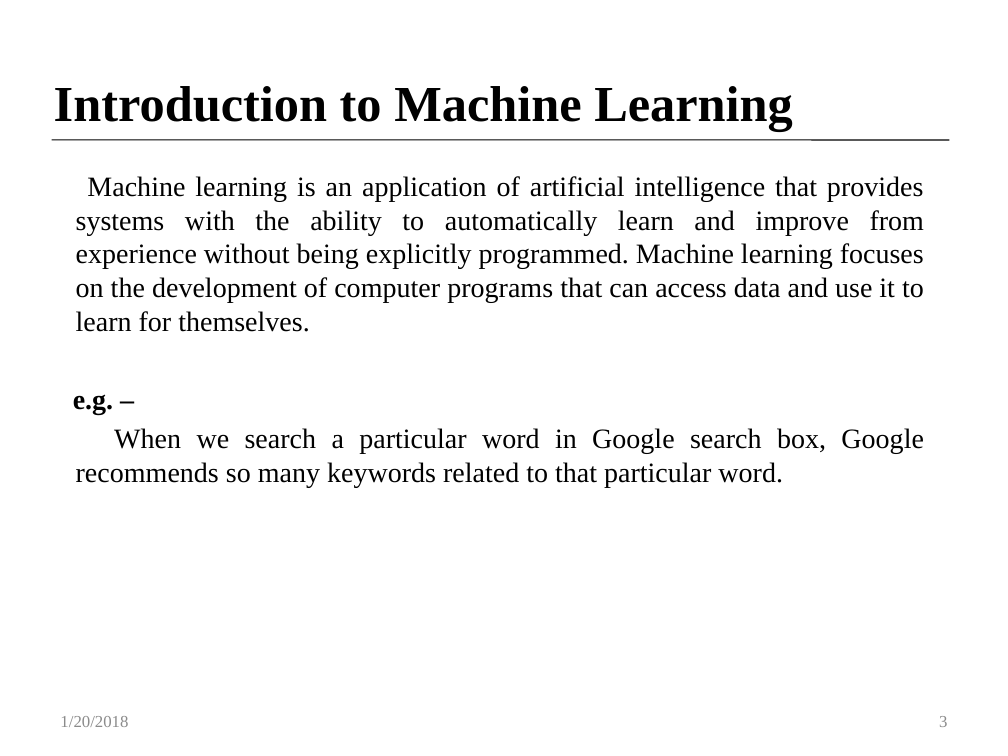
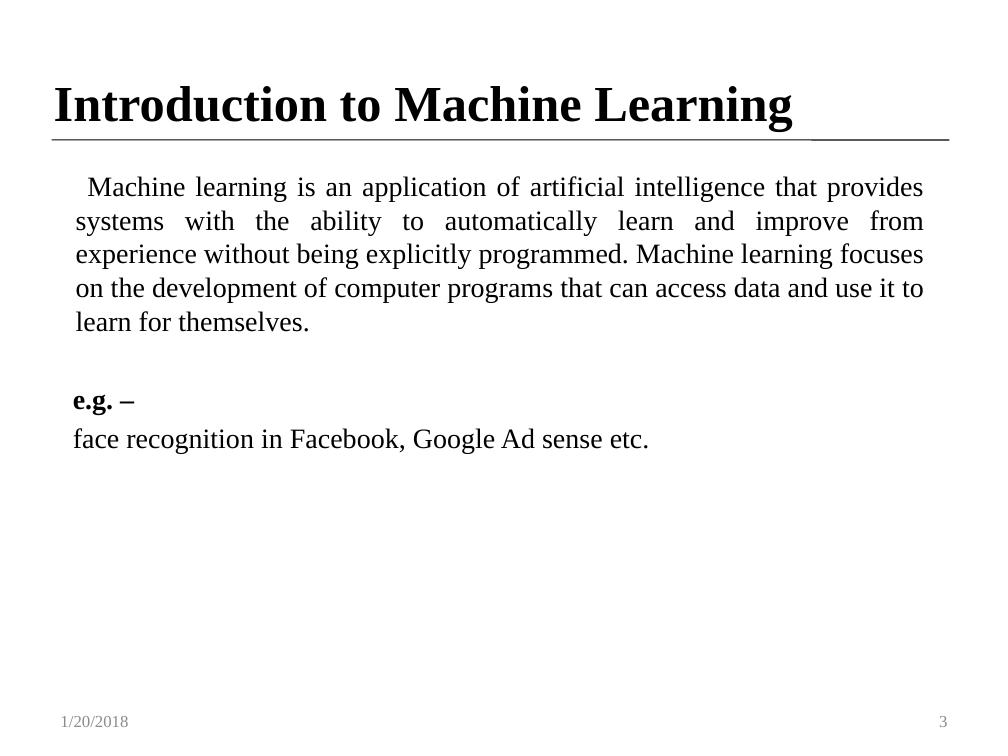
Before and after one commit to Customer-Churn-Prediction/Project-Machine-Learning, a slide deck: slide 3 of Customer Churn Prediction In Telecom Industry-edited.pptx. Drawn at 1008x756 pixels with LibreOffice and Linux fonts; fonts in the diff are those of the drawing. Boxes give left, top, right and bottom in pixels: in the first picture for what was removed or moved away, otherwise in the second. Text is boxed around its words. In the diff, an @@ line names an element or a change of style, - is before the commit and + after.

```diff
--- a/Customer Churn Prediction In Telecom Industry-edited.pptx
+++ b/Customer Churn Prediction In Telecom Industry-edited.pptx
@@ text at [73,428,650,454]: text changed @@
-When we search a particular word in Google search box, Google recommends so many keywords related to that particular word.
+face recognition in Facebook, Google Ad sense etc.
```
Also in this commit, not shown: 4 other slides changed.
